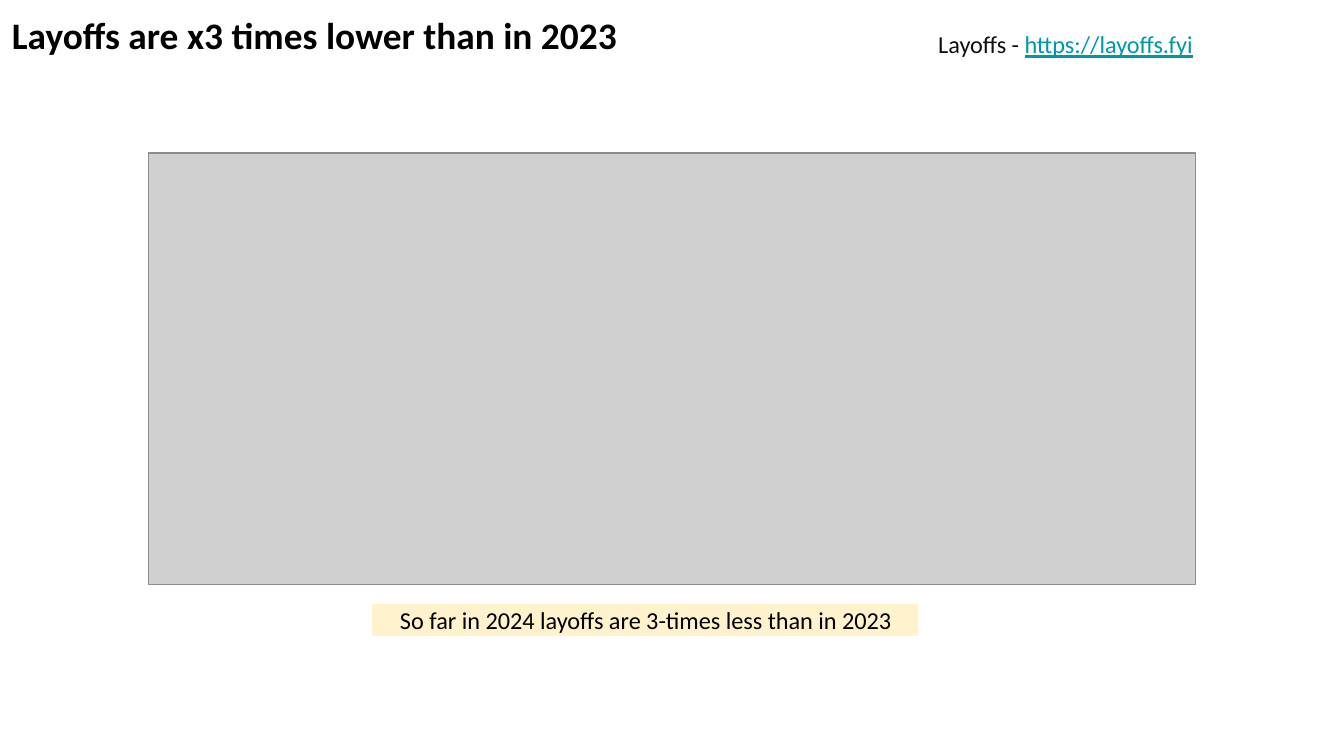
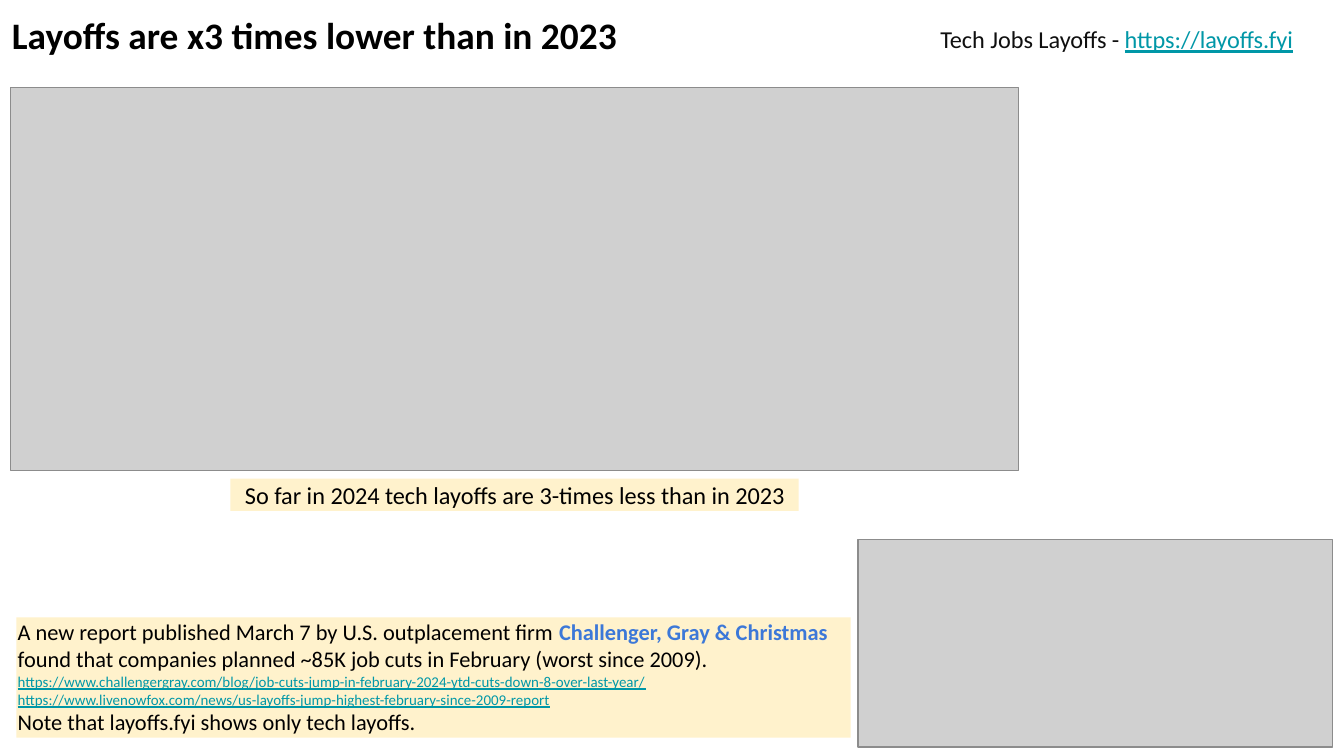
Before and after one commit to lselector/seminar, a slide deck: slide 21 of 2024/2024-03-08-AI-Updates.pptx. Drawn at 1344x756 pixels with LibreOffice and Linux fonts; fonts in the diff are those of the drawing; grey boxes stand for pictures. Boxes give left, top, right and bottom in pixels: in the first picture for what was removed or moved away, otherwise in the second. Text is boxed around its words. In the diff, an @@ line names an element or a change of style, - is before the commit and + after.

```diff
--- a/2024/2024-03-08-AI-Updates.pptx
+++ b/2024/2024-03-08-AI-Updates.pptx
@@ text at [940,31,1293,53]: text changed @@
-Layoffs - https://layoffs.fyi
+Tech Jobs Layoffs - https://layoffs.fyi
@@ picture added at [11,87,1019,470] @@
@@ picture removed at [148,153,1195,585] @@
@@ rectangle "So far in 2024 tech ...": place and size @@
-rectangle "So far in 2024 tech ..." at [372,603,918,636]
+rectangle "So far in 2024 tech ..." at [230,478,798,511]
@@ text in rectangle at [245,487,784,508]: text changed @@
-So far in 2024 layoffs are 3-times less than in 2023
+So far in 2024 tech layoffs are 3-times less than in 2023
@@ picture added at [859,539,1333,746] @@
@@ rectangle added at [16,617,851,738], fill #FFF2CC, 8 pt, text #0097A7, underline @@
+A new report published March 7 by U.S. outplacement firm Challenger, Gray & Christmas found that companies planned ~85K job cuts in February (worst since 2009).
+https://www.challengergray.com/blog/job-cuts-jump-in-february-2024-ytd-cuts-down-8-over-last-year/
+https://www.livenowfox.com/news/us-layoffs-jump-highest-february-since-2009-report
+Note that layoffs.fyi shows only tech layoffs.
```
Also in this commit, not shown: 2 other slides changed, 3 slides removed.
